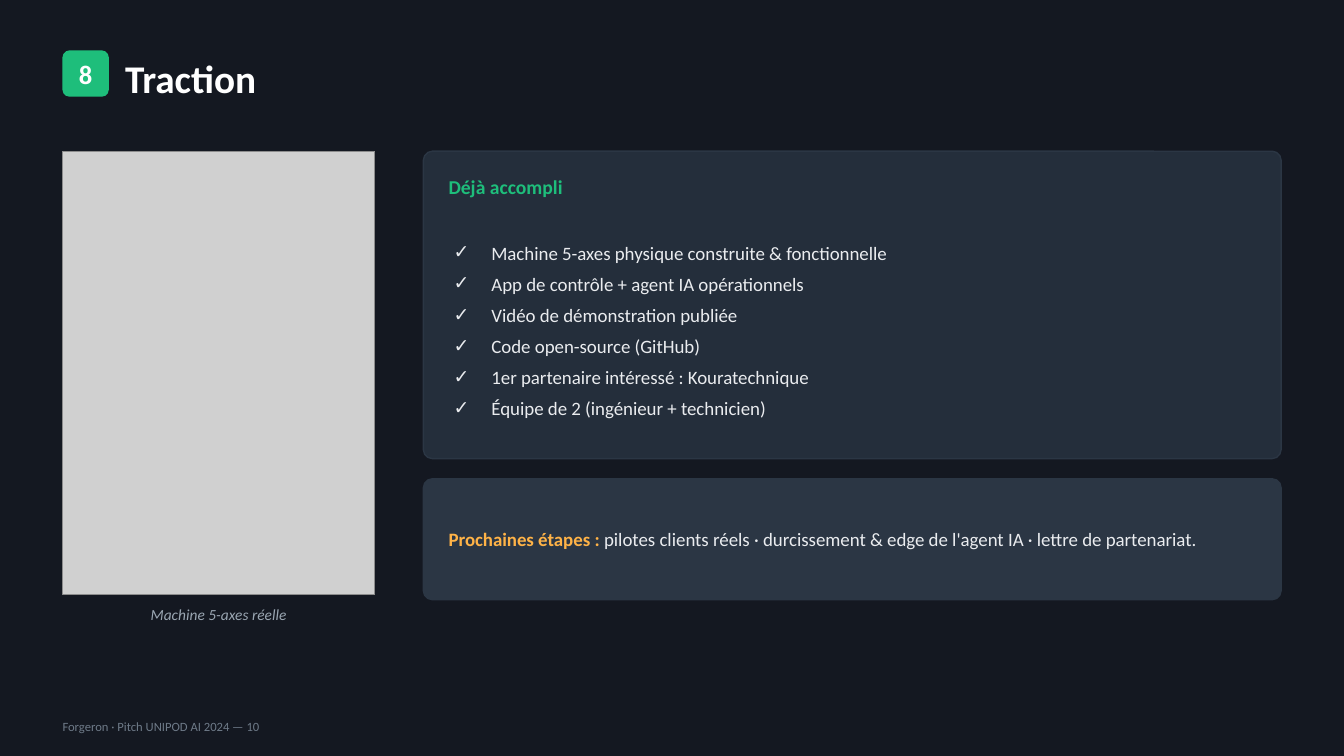
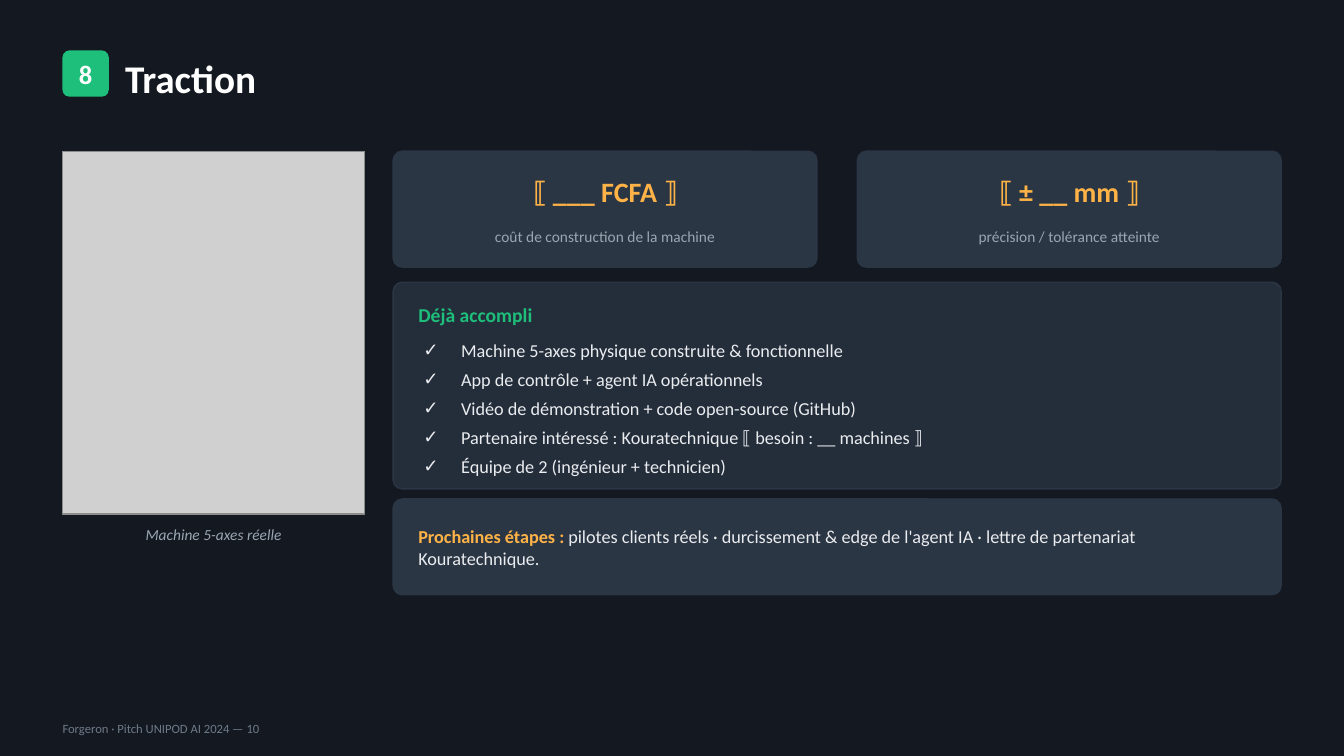
Before and after one commit to professeurp2/forgeron, a slide deck: slide 10 of scratch/Forgeron_Pitch_Deck.pptx. Drawn at 1344x756 pixels with LibreOffice and Linux fonts; fonts in the diff are those of the drawing; grey boxes stand for pictures. Boxes give left, top, right and bottom in pixels: in the first picture for what was removed or moved away, otherwise in the second. Text is boxed around its words. In the diff, an @@ line names an element or a change of style, - is before the commit and + after.

```diff
--- a/scratch/Forgeron_Pitch_Deck.pptx
+++ b/scratch/Forgeron_Pitch_Deck.pptx
@@ picture: place and size @@
-picture at box(63, 151, 375, 595)
+picture at box(63, 151, 365, 514)
@@ rounded rectangle added at box(393, 151, 818, 267), fill #2B3644, outline #2B3644 1 pt @@
@@ rounded rectangle added at box(858, 151, 1282, 267), fill #2B3644, outline #2B3644 1 pt @@
@@ text added at box(601, 183, 657, 202), 20 pt, text #FFB347, bold @@
+⟦ ___ FCFA ⟧
@@ text added at box(1074, 188, 1120, 202), 20 pt, text #FFB347, bold @@
+⟦ ± __ mm ⟧
@@ text added at box(495, 231, 715, 242), 11 pt, text #9AA6B2 @@
+coût de construction de la machine
@@ text added at box(979, 231, 1160, 245), 11 pt, text #9AA6B2 @@
+précision / tolérance atteinte
@@ rounded rectangle at box(393, 282, 1281, 489): proportions changed @@
@@ rounded rectangle: place and size @@
-rounded rectangle at box(423, 151, 1281, 459)
+rounded rectangle at box(393, 282, 1281, 489)
@@ text "Déjà accompli": place and size @@
-text "Déjà accompli" at box(449, 180, 563, 197)
+text "Déjà accompli" at box(418, 308, 533, 325)
@@ text "Machine 5-axes physique construite & ...": place and size @@
-text "Machine 5-axes physique construite & ..." at box(491, 247, 887, 419)
+text "Machine 5-axes physique construite & ..." at box(461, 344, 910, 476)
@@ text at box(461, 344, 843, 476): size 13.5 to 13 pt in "Machine 5-axes physique construite & fonctionnelle", "App de contrôle + agent IA opérationnels", "Équipe de 2 (ingénieur + technicien)"; less space between paragraphs @@
@@ text at box(461, 402, 910, 447): text changed; size 13.5 to 13 pt @@
-✓ Vidéo de démonstration publiée
-✓ Code open-source (GitHub)
-✓ 1er partenaire intéressé : Kouratechnique
+✓ Vidéo de démonstration + code open-source (GitHub)
+✓ Partenaire intéressé : Kouratechnique ⟦ besoin : __ machines ⟧
@@ rounded rectangle: place and size @@
-rounded rectangle at box(423, 479, 1281, 600)
+rounded rectangle at box(393, 499, 1281, 595)
@@ rounded rectangle at box(393, 499, 1281, 595): proportions changed @@
@@ text "Machine 5-axes réelle": place and size @@
-text "Machine 5-axes réelle" at box(151, 609, 286, 620)
+text "Machine 5-axes réelle" at box(146, 529, 281, 540)
@@ text at box(418, 530, 1136, 568): text changed; size 13.5 to 13 pt @@
-Prochaines étapes : pilotes clients réels · durcissement & edge de l'agent IA · lettre de partenariat.
+Prochaines étapes : pilotes clients réels · durcissement & edge de l'agent IA · lettre de partenariat Kouratechnique.
```
Also in this commit, not shown: 7 other slides changed, 2 slides added, 1 slide removed, 1 other file.
